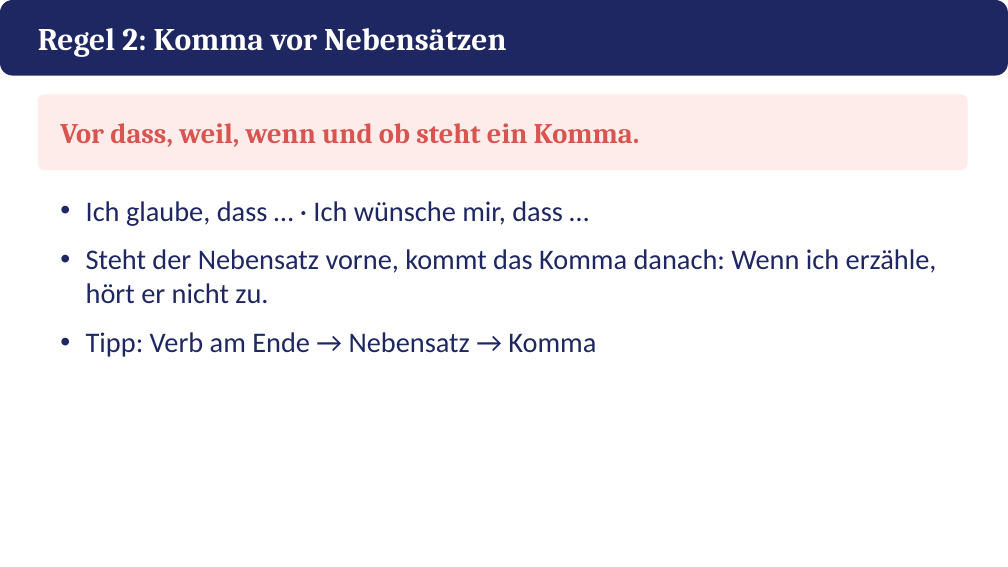
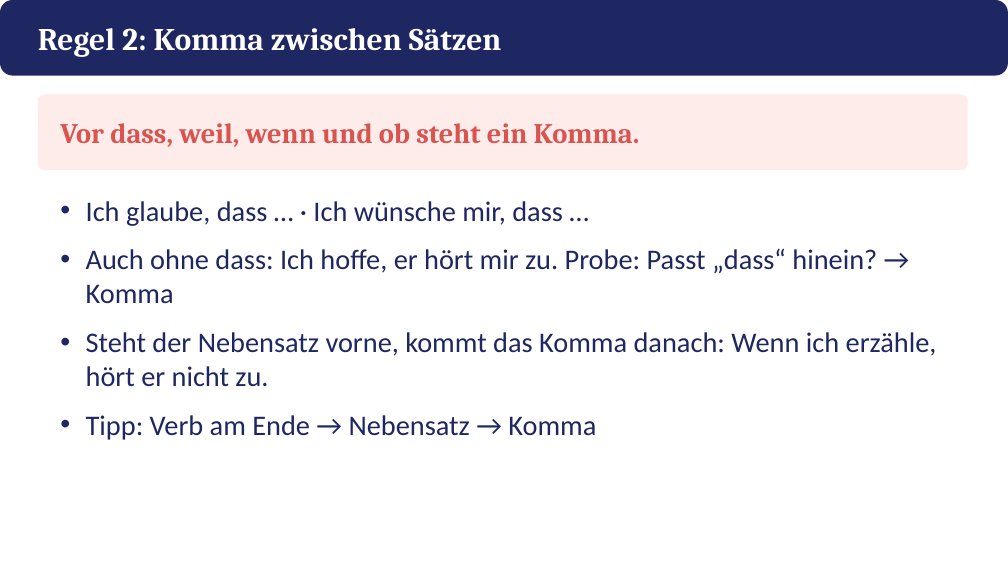
Before and after one commit to golzkonstantin-gif/Schule, a slide deck: slide 6 of Deutsch_11/Kafka_Appell/Praesentation_Kafkas_Appell.pptx (slide 3 before the commit). Drawn at 1008x567 pixels with LibreOffice and Linux fonts; fonts in the diff are those of the drawing. Boxes give left, top, right and bottom in pixels: in the first picture for what was removed or moved away, otherwise in the second. Text is boxed around its words. In the diff, an @@ line names an element or a change of style, - is before the commit and + after.

```diff
--- a/Deutsch_11/Kafka_Appell/Praesentation_Kafkas_Appell.pptx
+++ b/Deutsch_11/Kafka_Appell/Praesentation_Kafkas_Appell.pptx
@@ text at bbox=[38, 28, 502, 57]: text changed @@
-Regel 2: Komma vor Nebensätzen
+Regel 2: Komma zwischen Sätzen
@@ text at bbox=[86, 248, 877, 303]: paragraph added @@
+• Auch ohne dass: Ich hoffe, er hört mir zu. Probe: Passt „dass“ hinein? → Komma
```
Also in this commit, not shown: 5 other slides changed, 6 slides added, 1 slide removed, 15 other files.
